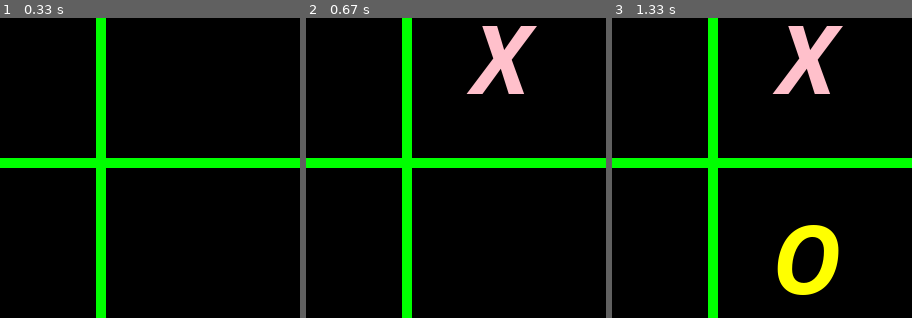
Above: before the commit, frames 1-3 (left to right).
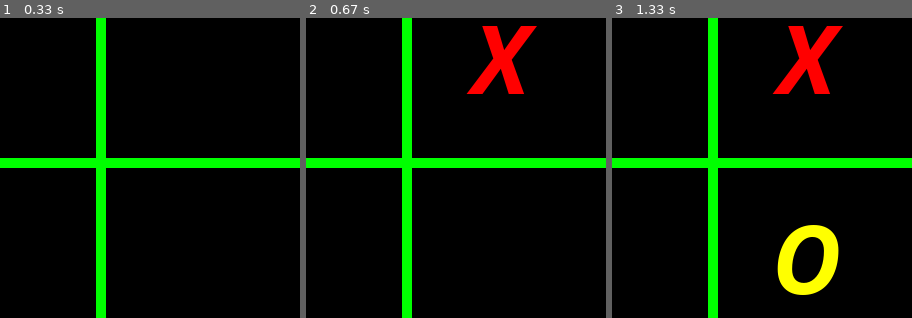
Above: after the commit, the same moments.

Repository: rRonaldo4/jogo_python
Game: pygame game, started from jogo_da_velha.py
Two runs of this game, one before a commit and one after it. Both use one fixed random seed, a clock stepped at 60 frames per second and the inputs below.
Inputs (mouse positions are % of the whole screen's width and height, from its top left):
- Up to frame 1 (0.33 s): no input
- Up to frame 2 (0.67 s): click (82, 47) at 0.38 s
- Up to frame 3 (1.33 s): click (86, 85) at 1.22 s
The pictures show only the part of the screen within x 50-100%, y 43-93%; the shares and areas given below are measured in that part.

Frame 1 is identical in both runs. In frame 2, 2.2% of the frame differs, in the area x 53-77%, y 2-26%; in frame 3, 2.2%.

Commit message:
jogoDavelha - aula 14

Diff:
--- a/jogo_da_velha.py
+++ b/jogo_da_velha.py
@@ -35,7 +35,7 @@
 fonte_quadrinhos = pygame.font.SysFont('Comic Sans Ms', 100, True, True)
 running = True
 
-personagem_x = fonte_quadrinhos.render('X', True, 'pink')
+personagem_x = fonte_quadrinhos.render('X', True, 'red')
 personagem_o = fonte_quadrinhos.render('O', True, 'yellow')
 
 jogador_atual = personagem_x # inicializa o jogo com x
@@ -78,6 +78,7 @@
         screen.blit(jogador_atual,(260,30)) #segundo
         q2 = jogador_atual
 
+
     elif q3 == '' and coordenada_x >= 400 and coordenada_y < 200:
         screen.blit(jogador_atual,(460,30)) #terceiro
         q3 = jogador_atual
@@ -109,6 +110,38 @@
         status = False
     return status
 
+def check_vencedor():
+
+    status = False
+
+    if q1 == q2 == q3 != '':
+        pygame.draw.line(screen, 'white',(50, 100),(550, 100), 10)
+        status = True
+    elif q4 == q5 == q6 != '':
+        pygame.draw.line(screen, 'white',(50, 300),(550, 300), 10)
+        status = True
+    elif q7 == q8 == q9 != '':
+        pygame.draw.line(screen, 'white',(50, 500),(550, 500), 10)
+        status = True
+
+    elif q1 == q4 == q7 != '':
+        pygame.draw.line(screen, 'white',(100, 50),(100, 550), 10)
+        status = True
+    elif q2 == q5 == q8 != '':
+        pygame.draw.line(screen, 'white',(300, 50),(300, 550), 10)
+        status = True
+    elif q3 == q6 == q9 != '':
+        pygame.draw.line(screen, 'white',(50, 400),(500, 100), 10)
+        status = True
+
+    elif q1 == q5 == q9 != '':
+        pygame.draw.line(screen, 'white',(50, 100),(600, 800), 10)
+        status = True
+    elif q3 == q5 == q7 != '':
+        pygame.draw.line(screen, 'white',(100, 500),(500, 100), 10) # ok
+        status = True
+    return status
+
 while running:
     # poll for events
     # pygame.QUIT event means the user clicked X to close your window
@@ -118,7 +151,7 @@
             running = False
         if event.type == pygame.MOUSEBUTTONDOWN: # evento de click do mouse
 
-            print('clicou na tela')
+            # print('clicou na tela')
             click_pos = pygame.mouse.get_pos() # posição do mouse quando houve o evento de click
             print('eixo x:', click_pos[0])
             print('eixo y:', click_pos[1])
@@ -130,7 +163,9 @@
                 rodadas = 0
                 coordenada_x = 0
                 coordenada_y = 0
+                jogador_atual = personagem_x
                 tabuleiro_desenhado = False
+                break
 
             if(faz_jogada()):
                 rodadas = rodadas + 1
@@ -138,8 +173,10 @@
                     jogador_atual = personagem_o
                 else:
                     jogador_atual = personagem_x
-
-            faz_jogada()
+                if(check_vencedor()):
+                    rodada = 9
+
+            # faz_jogada()
 
     if tabuleiro_desenhado == False:
             desenha_tabuleiro(10, 'green')
@@ -155,8 +192,8 @@
             q8 = ''
             q9 = ''
             tabuleiro_desenhado = True
+
     # faz_jogada() apagar
-
     # flip() the display to put your work on screen
     pygame.display.flip()
 
